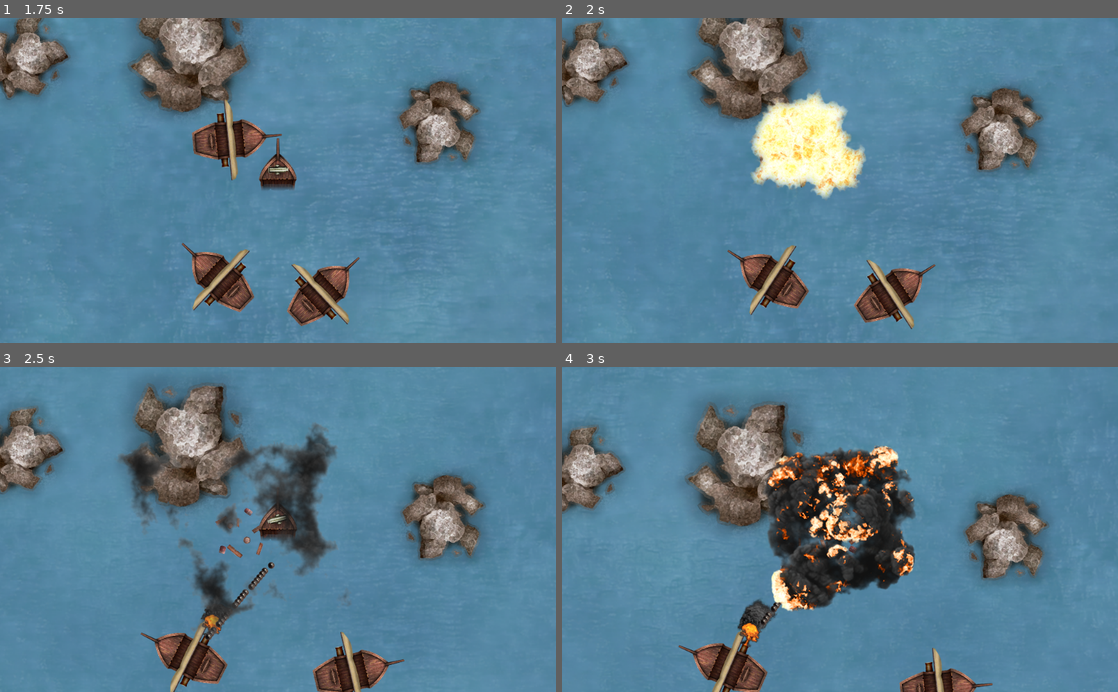
Above: before the commit, frames 1-4 (two rows, left to right).
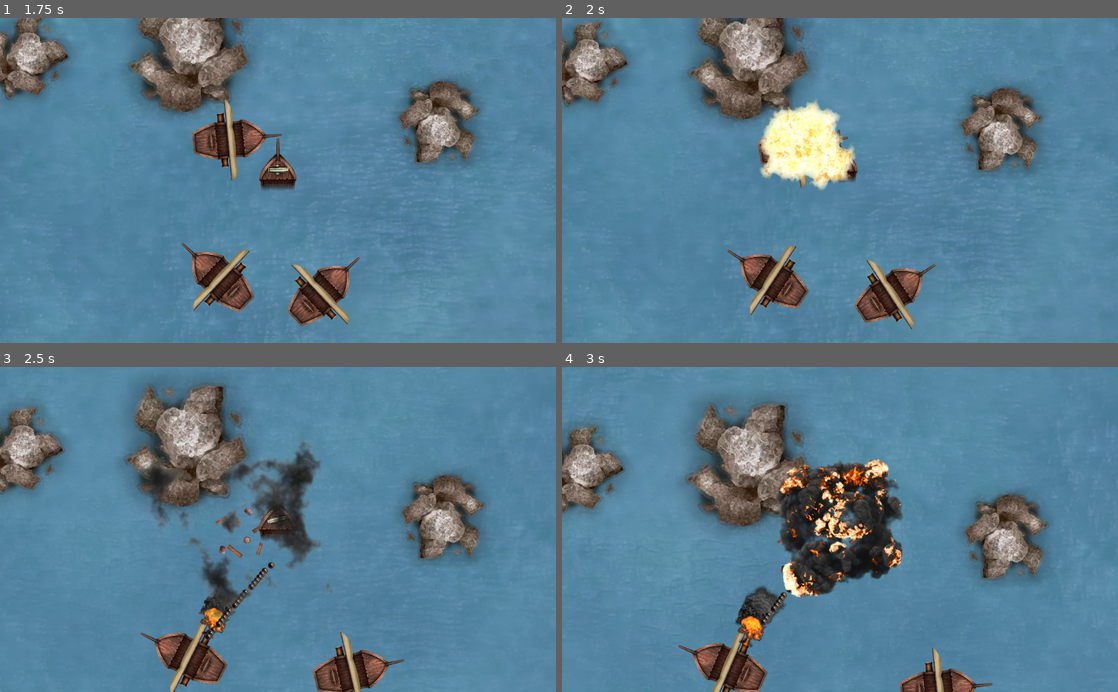
Above: after the commit, the same moments.

Repository: HedgeLizards/grappling
Game: Godot game, scene res://scenes/Menu.tscn
The game is run twice, just before and just after one commit, with the same random seed, the same clock (stepped at 60 frames per second) and the same inputs. Sound files missing from this copy of the repository are replaced by a short silence.
Inputs (mouse positions are in pixels of both pictures, inside the frame that each line leads up to):
- Up to frame 1 (1.75 s): click "Yarrr!" at 0.5 s; move the mouse to (400, 164) at 1.27 s; tap H (hunt) at 1.35 s; click (400, 164) at 1.42 s
- Up to frame 2 (2 s): no input
- Up to frame 3 (2.5 s): move the mouse to (166, 545) at 2.02 s; tap I (idle) at 2.1 s; click (166, 545) at 2.17 s
- Up to frame 4 (3 s): move the mouse to (895, 458) at 2.77 s; tap H (hunt) at 2.85 s; click (895, 458) at 2.92 s

Frame 1 is identical in both runs. In frame 2, 3.5% of the frame differs, in the area x 33-55%, y 22-56%; in frame 3, 5.5%; in frame 4, 8.3%, in the area x 31-64%, y 24-87%.

Commit message:
resizing

Diff:
--- a/scenes/Shot.tscn
+++ b/scenes/Shot.tscn
@@ -28,8 +28,8 @@
 script = ExtResource( 6 )
 
 [node name="Explosion" type="AnimatedSprite" parent="."]
-position = Vector2( 0, -92 )
-scale = Vector2( 1.55833, 1.55833 )
+position = Vector2( 0, -120 )
+scale = Vector2( 2, 2 )
 frames = SubResource( 1 )
 
 [connection signal="animation_finished" from="Explosion" to="." method="_on_Explosion_animation_finished"]
--- a/scenes/Wreck.tscn
+++ b/scenes/Wreck.tscn
@@ -54,7 +54,7 @@
 texture = ExtResource( 15 )
 
 [node name="Explosion" type="AnimatedSprite" parent="."]
-scale = Vector2( 1.8, 1.8 )
+scale = Vector2( 1.5, 1.5 )
 z_index = 2
 frames = SubResource( 1 )
 
